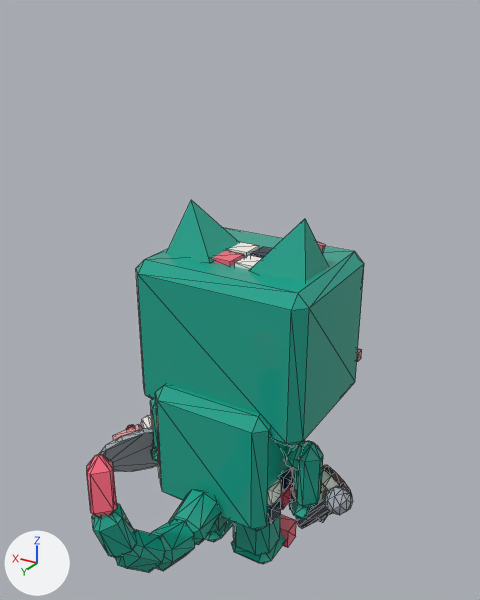
The glTF model assets/cat-cafe/exports/CatCafe_Cat_Glitch_Work.glb, before and after one commit.
The view is the same before and after, from a 50 mm camera at (-1.57, 2.46, 2.78) aimed at (-0.05, -0.07, 1.51). The lights are fixed; the arrows at lower left show +X, +Y and +Z. The first picture is the older version. Mesh edges are drawn as thin lines.

The scene before the commit, as lines of its bpy script (objects in view):
```python
me_catcafe_cat_glitch_work_held_entertainer = bpy.data.meshes.new('CatCafe_Cat_Glitch_Work_Held_Entertainer')
me_catcafe_cat_glitch_work_held_entertainer.from_pydata(...)  # 50 vertices, 92 faces; spans x -0.234..0.027, y -0.074..0.1, z -0.076..0.181
me_catcafe_cat_glitch_work_held_entertainer.materials.append(mat_catcafe_palette)
me_catcafe_cat_glitch_work_held_waiter = bpy.data.meshes.new('CatCafe_Cat_Glitch_Work_Held_Waiter')
me_catcafe_cat_glitch_work_held_waiter.from_pydata(...)  # 98 vertices, 176 faces; spans x -0.068..0.398, y -0.256..0.235, z -0.289..0.202
me_catcafe_cat_glitch_work_held_waiter.materials.append(mat_catcafe_palette)
me_catcafe_cat_glitch_work_legf2 = bpy.data.meshes.new('CatCafe_Cat_Glitch_Work_LegF2')
me_catcafe_cat_glitch_work_legf2.from_pydata(...)  # 56 vertices, 100 faces; spans x -0.095..0.095, y -0.109..0.081, z -0.404..0.057
me_catcafe_cat_glitch_work_legf2.materials.append(mat_catcafe_palette)
ob_catcafe_cat_glitch_work_held_entertainer = bpy.data.objects.new('CatCafe_Cat_Glitch_Work_Held_Entertainer', me_catcafe_cat_glitch_work_held_entertainer)
ob_catcafe_cat_glitch_work_held_entertainer.location = (-0.451, -0.067, 0.437)
ob_catcafe_cat_glitch_work_held_waiter = bpy.data.objects.new('CatCafe_Cat_Glitch_Work_Held_Waiter', me_catcafe_cat_glitch_work_held_waiter)
ob_catcafe_cat_glitch_work_held_waiter.location = (0.451, -0.067, 0.437)
ob_catcafe_cat_glitch_work_legf2 = bpy.data.objects.new('CatCafe_Cat_Glitch_Work_LegF2', me_catcafe_cat_glitch_work_legf2)
ob_catcafe_cat_glitch_work_legf2.location = (-0.451, -0.057, 0.779)
# also in view: 'CatCafe_Cat_Glitch_Work_Tail' at (0.03, 0.53, 0.71); 'CatCafe_Cat_Glitch_Work_LegB2' at (-0.16, -0.11, 0.21); 'CatCafe_Cat_Glitch_Work_Head' at (0.0, -0.28, 1.28); 'CatCafe_Cat_Glitch_Work_EarL' at (0.26, -0.2, 1.77); 'CatCafe_Cat_Glitch_Work_Body' at (0.0, -0.06, 0.7)
```
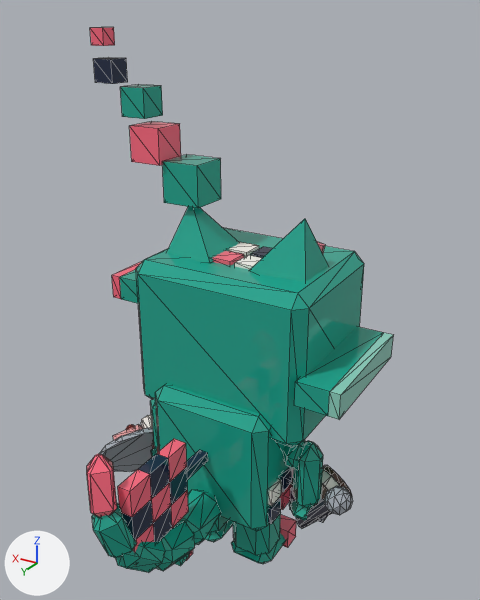
Pixel boxes (x1, y1, x2, y2) of what changed, in the pictures (480 x 600 px):
'CatCafe_Cat_Glitch_Work_Prop', added
    after: (93, 57, 383, 416)
'CatCafe_Cat_Glitch_Work_Glow', added
    after: (90, 27, 393, 419)
'CatCafe_Cat_Glitch_Work_Sprite_Glow', added (brown)
    after: (118, 439, 193, 561)
'CatCafe_Cat_Glitch_Work_Prop2', added
    after: (123, 450, 208, 566)

Edits to the bpy script that builds the scene:
```text
Add me_catcafe_cat_glitch_work_sprite_glow:
    me_catcafe_cat_glitch_work_sprite_glow.from_pydata(...)  # 48 vertices, 84 faces; spans x -0.033..0.066, y -0.152..0.304, z -0.522..0.199
    me_catcafe_cat_glitch_work_sprite_glow.materials.append(mat_catcafe_palette)
Add me_catcafe_cat_glitch_work_prop2:
    me_catcafe_cat_glitch_work_prop2.from_pydata(...)  # 48 vertices, 84 faces; spans x -0.057..0.033, y 0.204..0.793, z 0.26..0.959
    me_catcafe_cat_glitch_work_prop2.materials.append(mat_catcafe_palette)
Add me_catcafe_cat_glitch_work_prop:
    me_catcafe_cat_glitch_work_prop.from_pydata(...)  # a box spanning x 0.227..0.434, y -0.244..-0.038, z 0.94..1.147; a box spanning x 0.568..0.712, y -0.234..-0.089, z 1.333..1.477; a box spanning x 0.728..0.842, y -0.167..-0.053, z 1.493..1.607; a box spanning x 0.454..0.62, y -0.552..0.126, z 0.435..0.558; a box spanning x -0.62..-0.454, y -0.449..0.229, z 0.187..0.311
    me_catcafe_cat_glitch_work_prop.materials.append(mat_catcafe_palette)
Add me_catcafe_cat_glitch_work_glow:
    me_catcafe_cat_glitch_work_glow.from_pydata(...)  # a box spanning x 0.43..0.6, y -0.03..0.15, z 0.33..0.5; a box spanning x 0.83..0.91, y -0.04..0.04, z 0.86..0.94; a box spanning x 0.62..0.67, y -0.39..0.29, z -0.37..-0.25; a box spanning x -0.67..-0.62, y -0.29..0.39, z -0.62..-0.5
    me_catcafe_cat_glitch_work_glow.materials.append(mat_catcafe_palette)
Add ob_catcafe_cat_glitch_work_sprite_glow:
    ob_catcafe_cat_glitch_work_sprite_glow = bpy.data.objects.new('CatCafe_Cat_Glitch_Work_Sprite_Glow', me_catcafe_cat_glitch_work_sprite_glow)
    ob_catcafe_cat_glitch_work_sprite_glow.location = (0.0, 0.489, 0.76)
Add ob_catcafe_cat_glitch_work_prop2:
    ob_catcafe_cat_glitch_work_prop2 = bpy.data.objects.new('CatCafe_Cat_Glitch_Work_Prop2', me_catcafe_cat_glitch_work_prop2)
    ob_catcafe_cat_glitch_work_prop2.location = (0.0, 0.0, 0.0)
Add ob_catcafe_cat_glitch_work_prop:
    ob_catcafe_cat_glitch_work_prop = bpy.data.objects.new('CatCafe_Cat_Glitch_Work_Prop', me_catcafe_cat_glitch_work_prop)
    ob_catcafe_cat_glitch_work_prop.location = (0.0, -0.095, 0.969)
Add ob_catcafe_cat_glitch_work_glow:
    ob_catcafe_cat_glitch_work_glow = bpy.data.objects.new('CatCafe_Cat_Glitch_Work_Glow', me_catcafe_cat_glitch_work_glow)
    ob_catcafe_cat_glitch_work_glow.location = (0.0, -0.257, 1.775)
```
